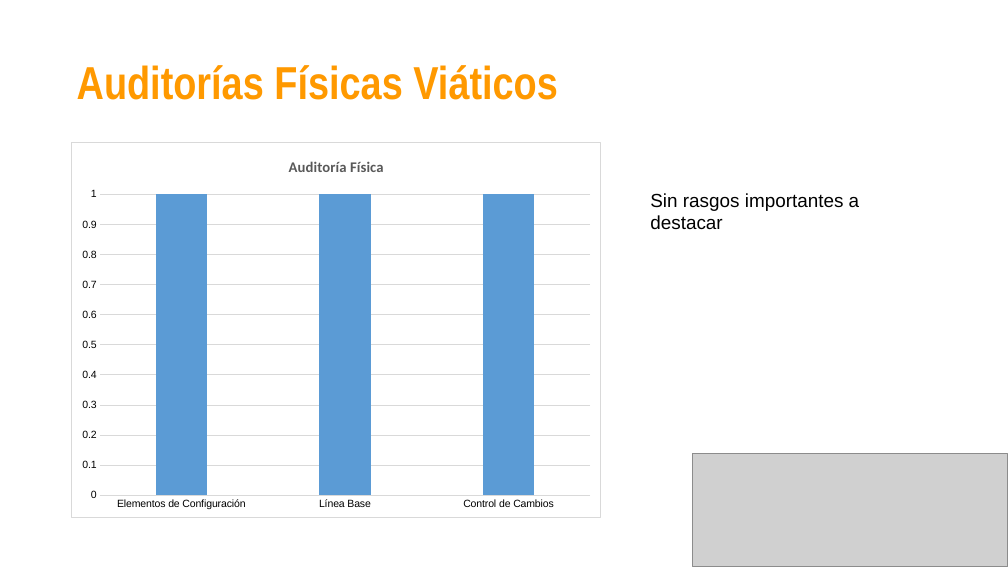
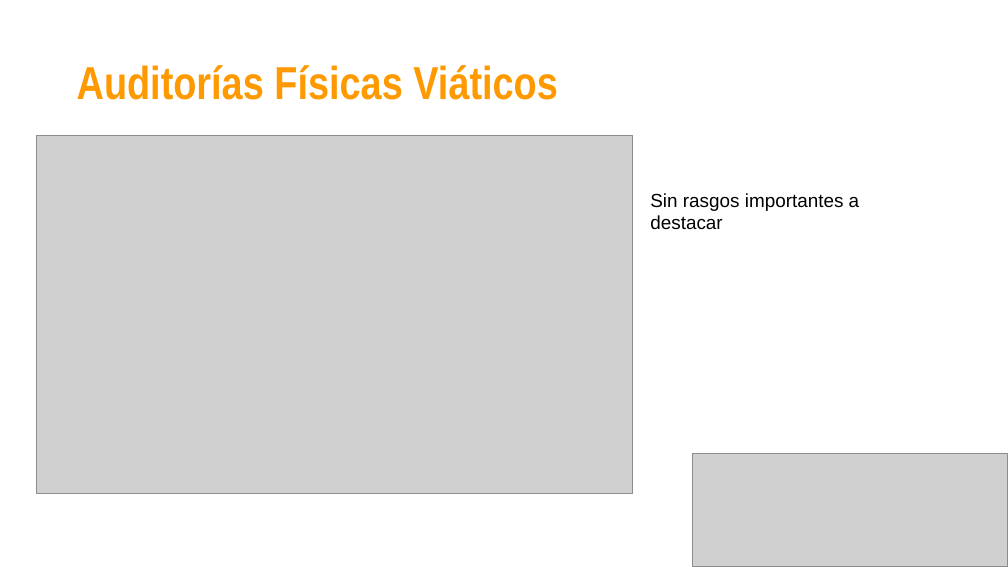
Before and after one commit to jovannyzepeda/Bisoltec, a slide deck: slide 17 of Organizacional/06. Medición y Monitoreo/2016/Bisoltec-ReporteMonitoreo.pptx (slide 11 before the commit). Drawn at 1008x567 pixels with LibreOffice and Linux fonts; fonts in the diff are those of the drawing; grey boxes stand for pictures. Boxes give left, top, right and bottom in pixels: in the first picture for what was removed or moved away, otherwise in the second. Text is boxed around its words. In the diff, an @@ line names an element or a change of style, - is before the commit and + after.

```diff
--- a/Organizacional/06. Medición y Monitoreo/2016/Bisoltec-ReporteMonitoreo.pptx
+++ b/Organizacional/06. Medición y Monitoreo/2016/Bisoltec-ReporteMonitoreo.pptx
@@ picture added at (37,135,633,494) @@
@@ column chart removed at (71,142,601,518) @@
-title "Auditoría Física"
-categories: Elementos de Configuración, Línea Base, Control de Cambios
-Series 1: 1, 1, 1
```
Also in this commit, not shown: 23 other slides changed, 9 slides added, 2 slides removed, 8 other files.
